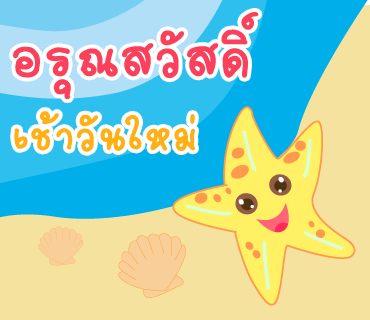
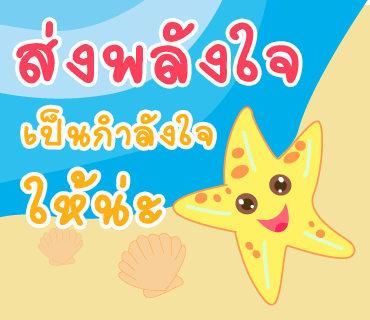
Before/after of a (370, 320) layered artwork. What changed in the layer stack:
added layer "ให้น่ะ" above "เป็นกำลังใจ" over [24, 170, 162, 227]
renamed "เช้าวันใหม่" to "เป็นกำลังใจ", painted on it over [14, 108, 213, 152]
renamed "อรุณสวัสดิ์" to "ส่งพลังใจ", painted on it over [13, 12, 299, 100]
